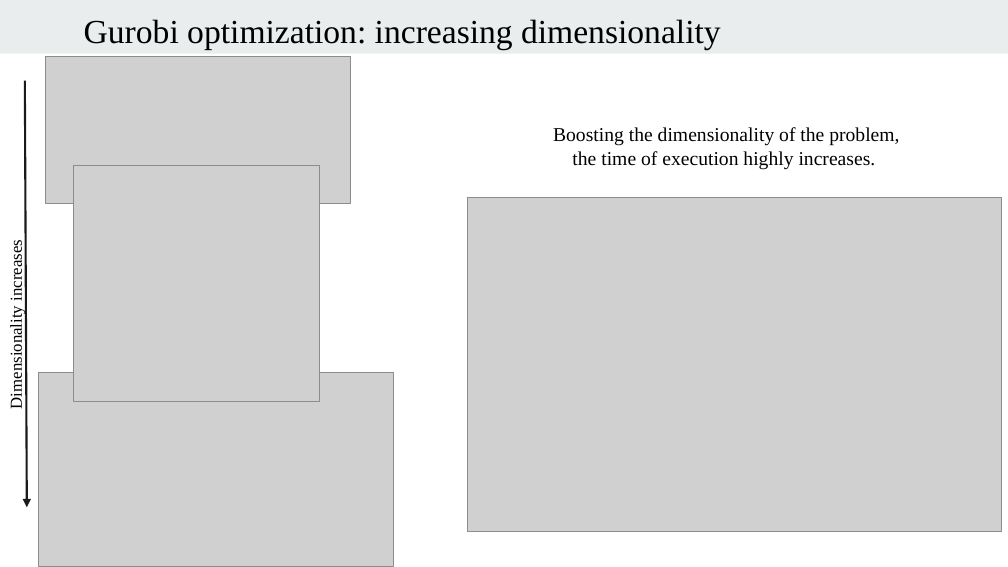
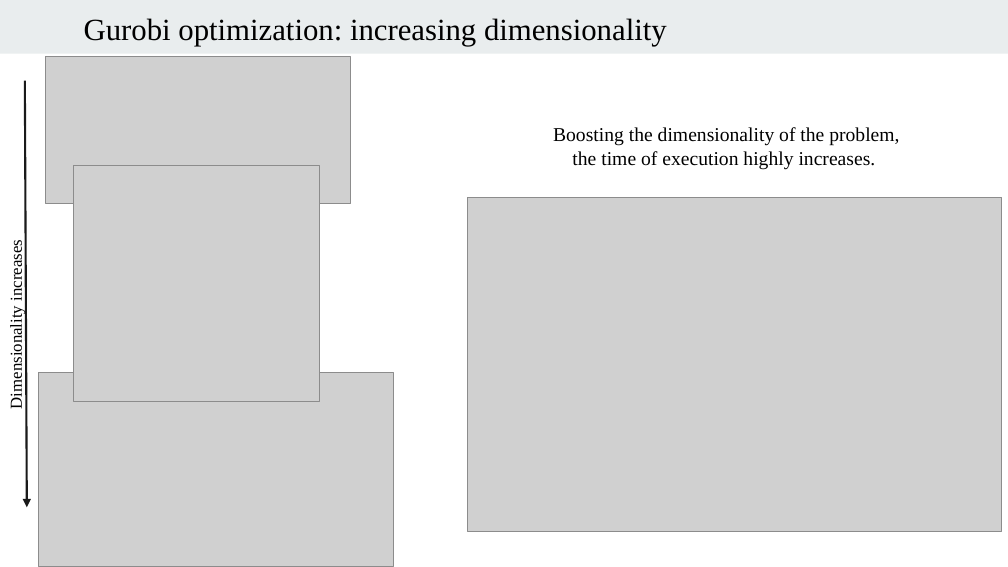
Before and after one commit to saraserafino/WirelessChargingLanes-Optimisation, a slide deck: slide 18 of presentation.pptx. Drawn at 1008x567 pixels with LibreOffice and Linux fonts; fonts in the diff are those of the drawing; grey boxes stand for pictures. Boxes give left, top, right and bottom in pixels: in the first picture for what was removed or moved away, otherwise in the second. Text is boxed around its words. In the diff, an @@ line names an element or a change of style, - is before the commit and + after.

```diff
--- a/presentation.pptx
+++ b/presentation.pptx
@@ text "Gurobi optimization: increasing dimensionality" at box(84, 18, 667, 46): size 24 to 22 pt @@
```
Also in this commit, not shown: 3 other slides changed.
